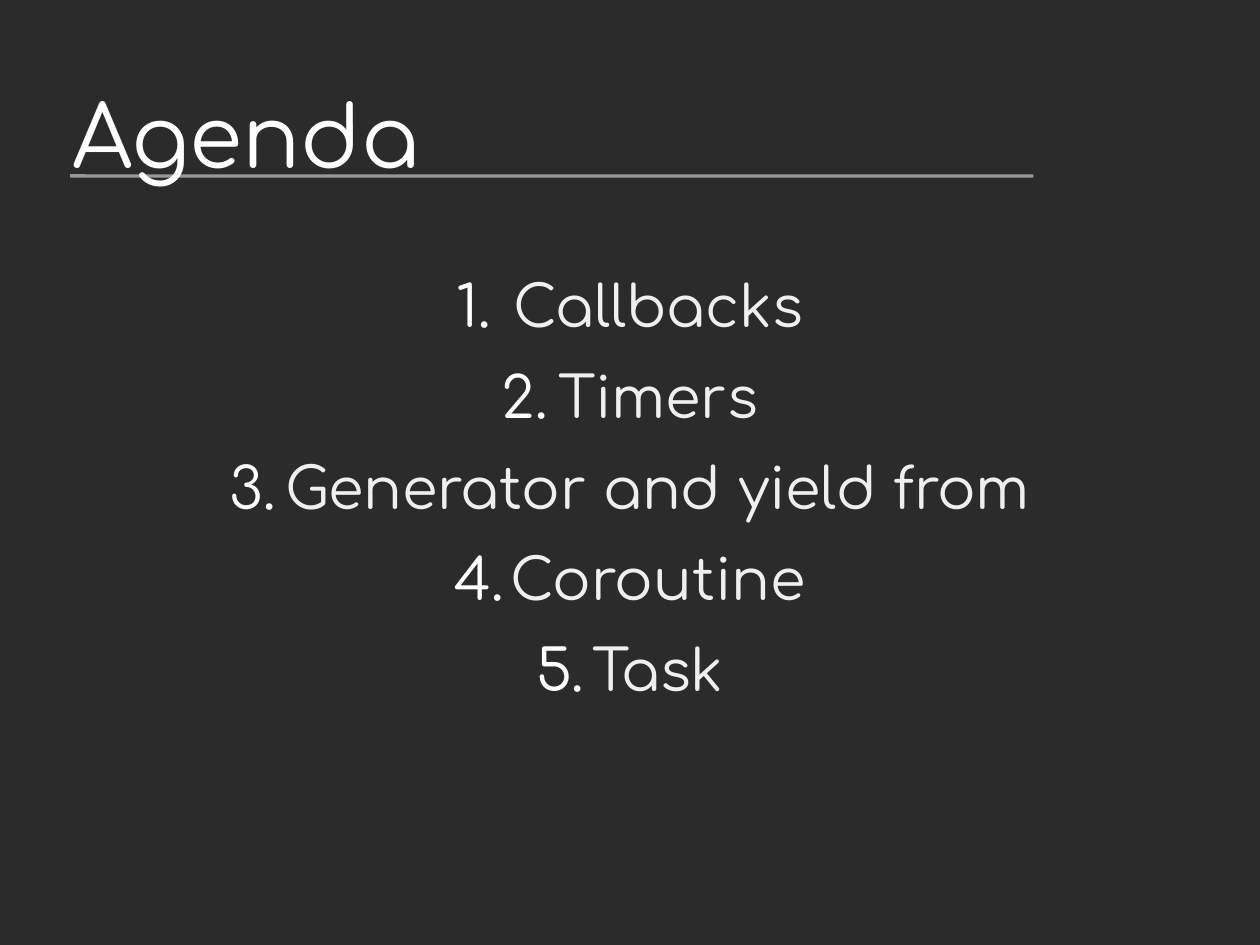
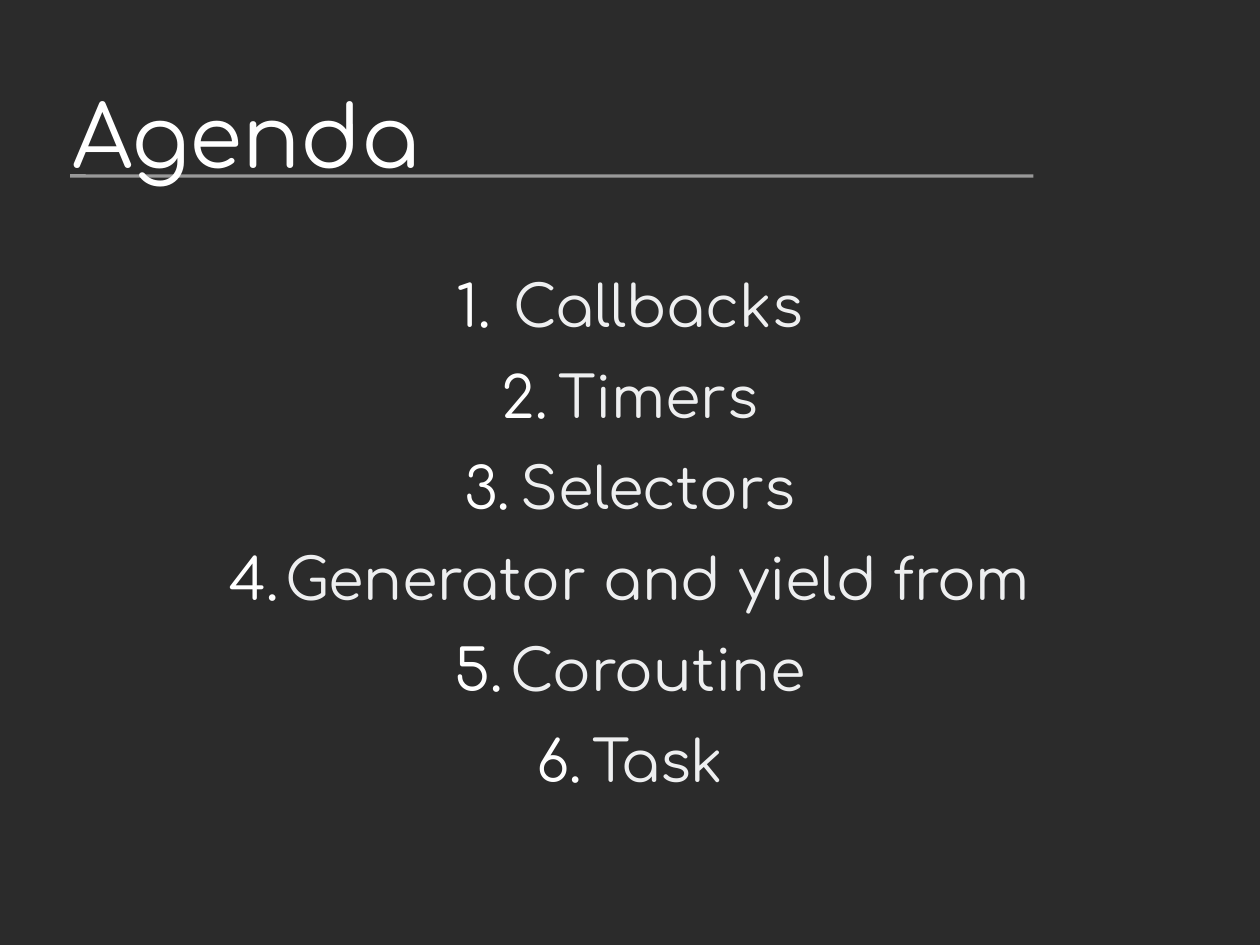
Before and after one commit to vstinner/talks, a slide deck: slide 4 of 2014-Pycon-Lyon/asyncio.odp. Drawn at 1260x945 pixels with LibreOffice and Linux fonts; fonts in the diff are those of the drawing; background and template pictures are left out; a plain dark background stands for a picture behind light text. Boxes give left, top, right and bottom in pixels: in the first picture for what was removed or moved away, otherwise in the second. Text is boxed around its words. In the diff, an @@ line names an element or a change of style, - is before the commit and + after.

Commit message:
selector, generator

```diff
--- a/2014-Pycon-Lyon/asyncio.odp
+++ b/2014-Pycon-Lyon/asyncio.odp
@@ text at [521,464,796,510]: paragraph added @@
+3. Selectors
```
Also in this commit, not shown: 4 other slides changed, 8 slides added, 10 other files.
